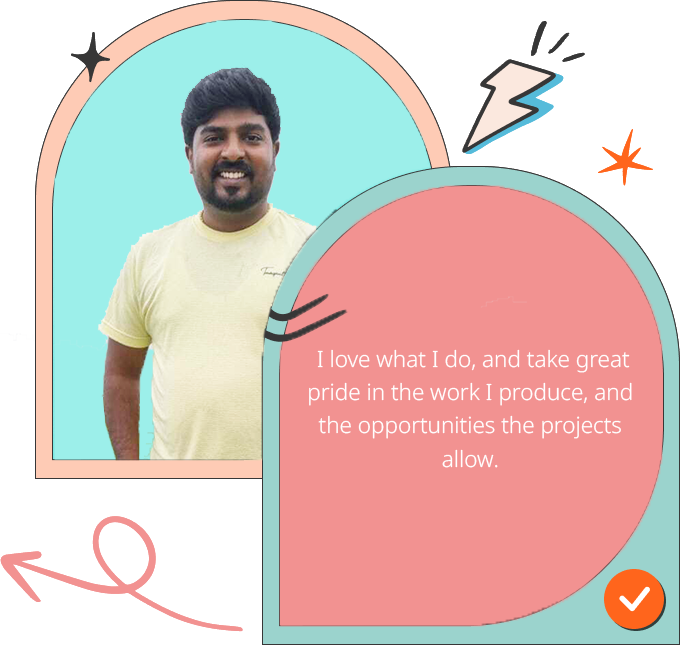
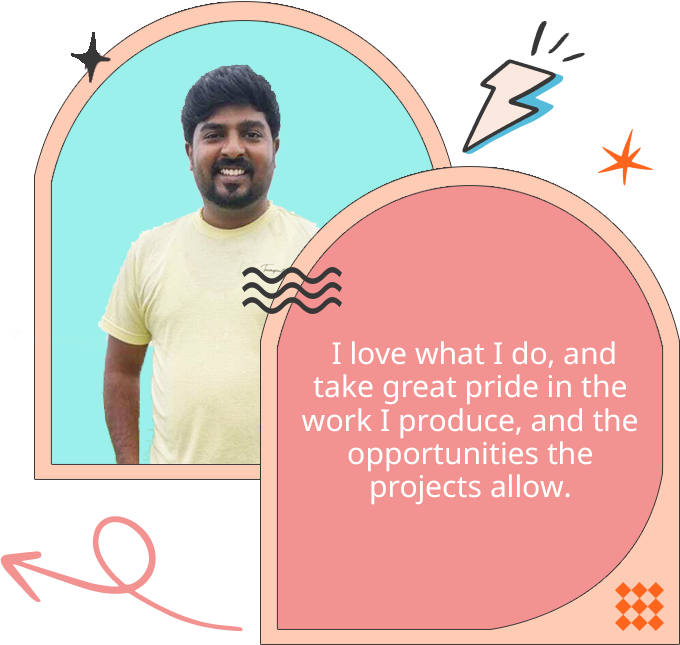
Layered file, before and after one edit (w=680, h=645). Changes by layer:
added layer "Layer 7" above "Layer 2" over [71, 32, 111, 83]
hid "Layer 2", moved it above "Layer 0" over [0, 0, 680, 645]
painted on "Layer 0" over [35, 0, 680, 645]
added layer "Shape 2" above "Shape 3" over [615, 582, 664, 631]
added layer "Shape 3" above "I love what I do, and take great pride in the work I produce," over [242, 267, 342, 314]
painted on "I love what I do, and take great pride in the work I produce," over [301, 341, 637, 505]
added layer "Ellipse 1 copy 3" above "Ellipse 1 copy 2" over [277, 186, 663, 629]
added layer "Ellipse 1 copy 2" above "Layer 1" over [260, 167, 680, 644]
painted on "Layer 1" over [9, 59, 527, 476]
added layer "Ellipse 1 copy" above "Ellipse 1" over [51, 21, 437, 464]
added layer "Ellipse 1" above "Layer 4" over [34, 2, 454, 479]
